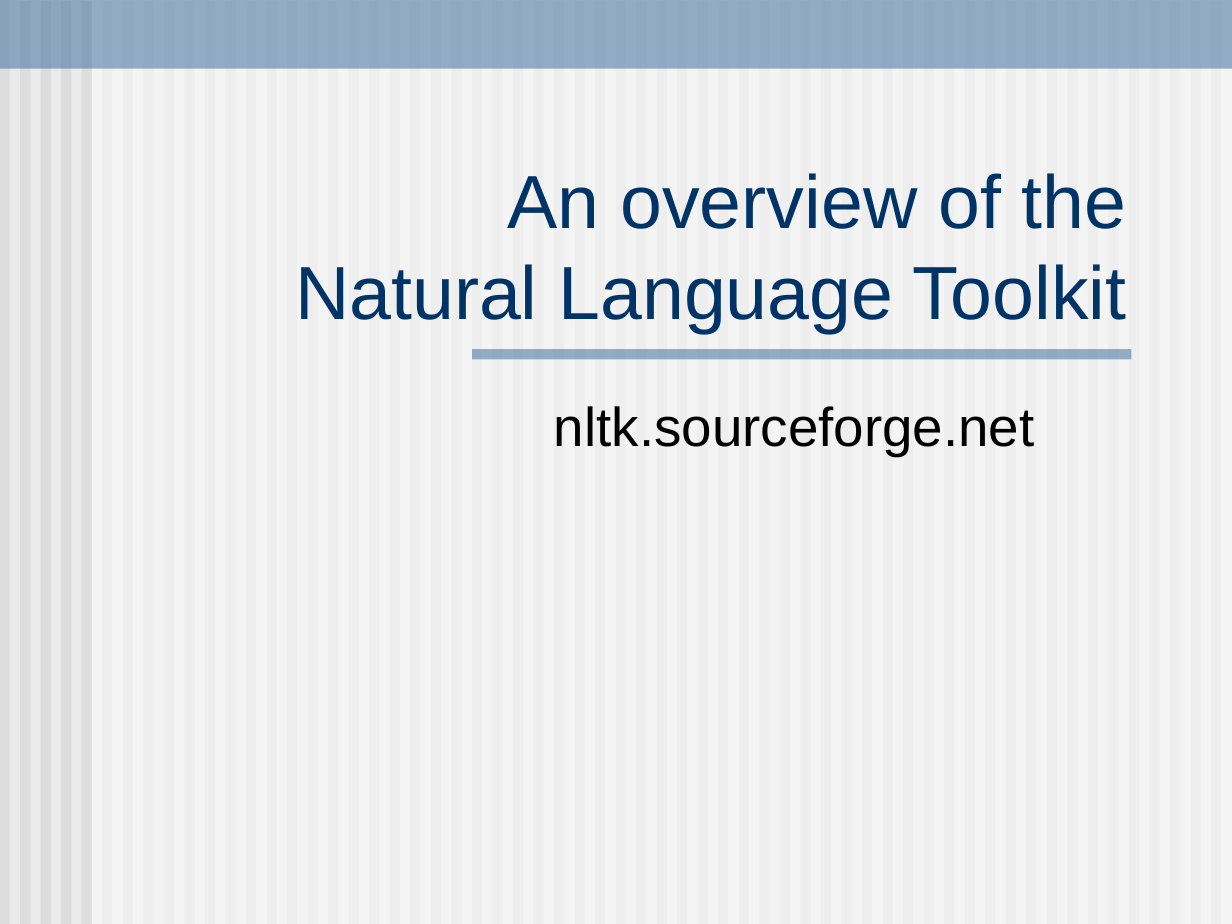
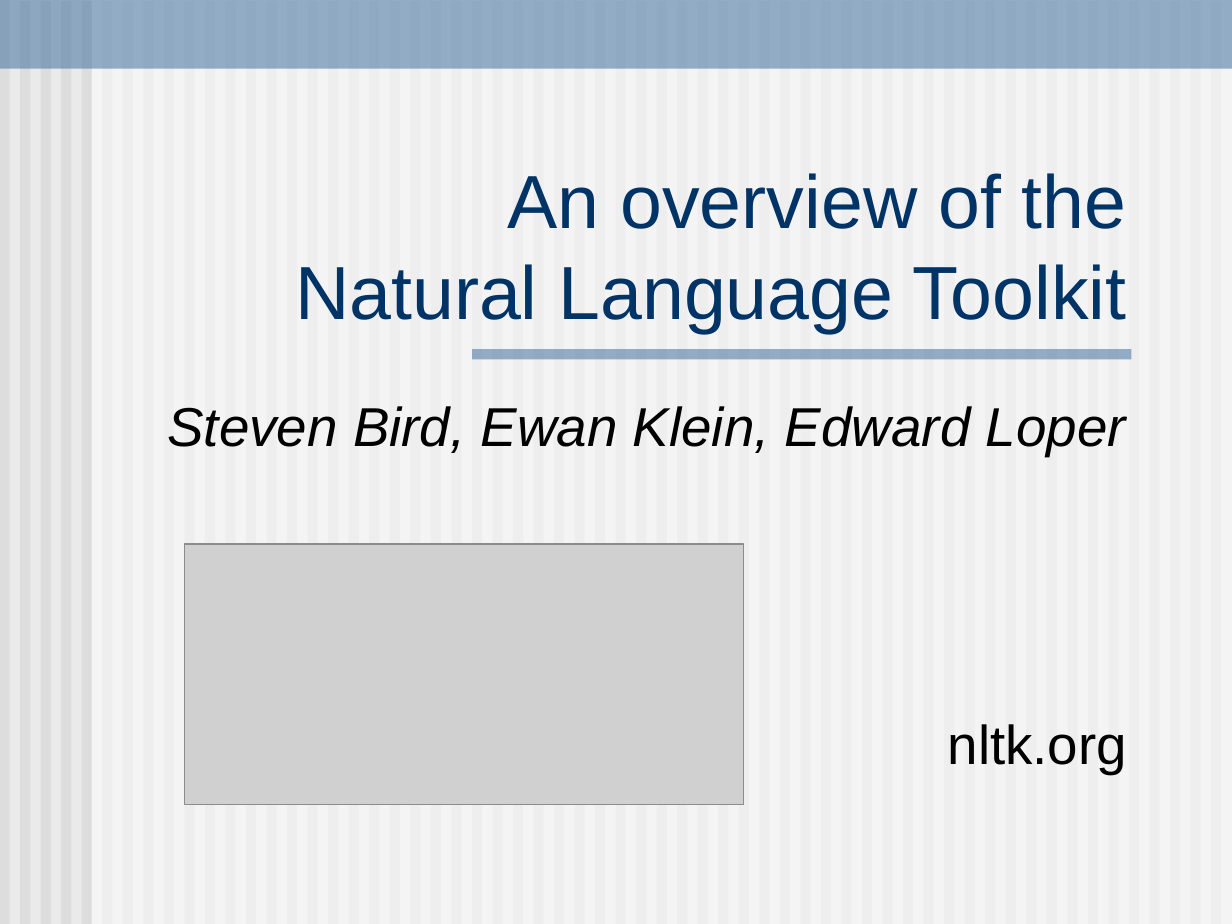
Before and after one commit to nltk/nltk_book, a slide deck: slide 1 of nltk.ppt. Drawn at 1232x924 pixels with LibreOffice and Linux fonts; fonts in the diff are those of the drawing; grey boxes stand for pictures. Boxes give left, top, right and bottom in pixels: in the first picture for what was removed or moved away, otherwise in the second. Text is boxed around its words. In the diff, an @@ line names an element or a change of style, - is before the commit and + after.

```diff
--- a/nltk.ppt
+++ b/nltk.ppt
@@ subtitle at box(167, 406, 1127, 774): text changed; italic on @@
-nltk.sourceforge.net
+Steven Bird, Ewan Klein, Edward Loper
+nltk.org
@@ picture added at box(185, 545, 744, 806) @@
```
Also in this commit, not shown: 4 other slides changed, 6 slides added, 2 slides removed.
